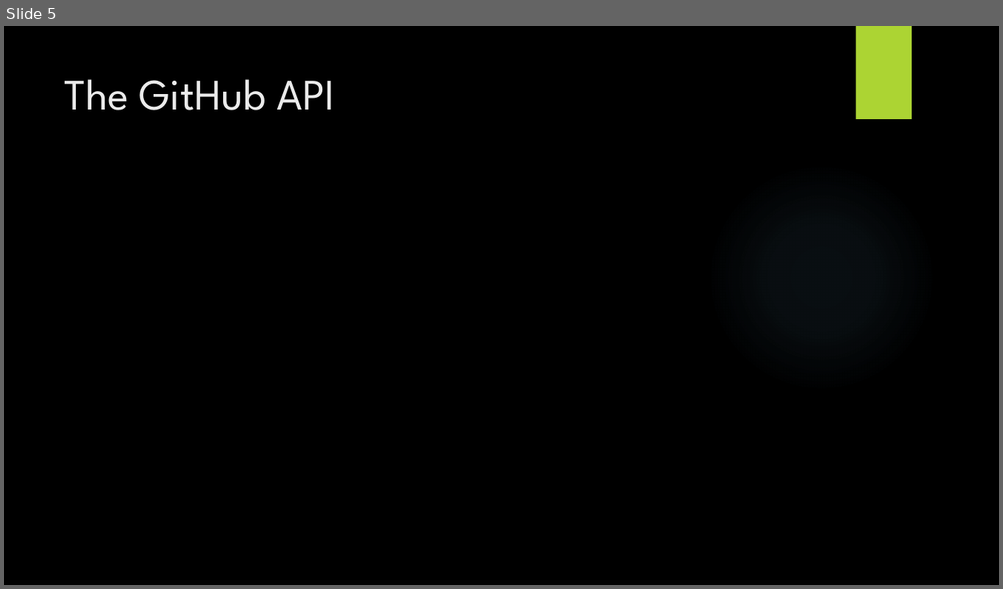
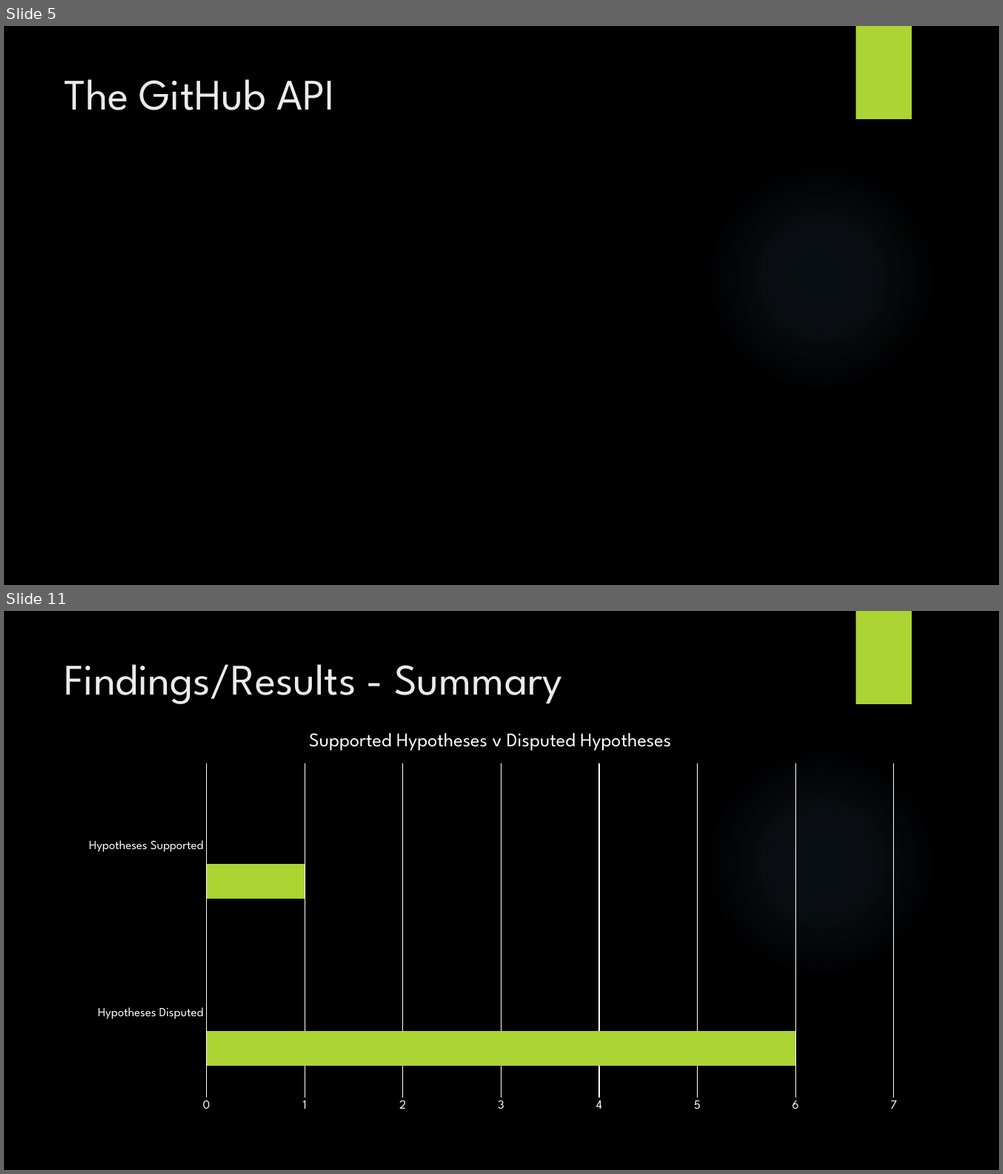
Before and after one commit to jordantoaster/Jordans-Repo, a slide deck: Research And Development Project/Documents/Resources/Presentation/PresentationLehman.pptx. Shown one above the other, each under a label of ours: slide 5 before the commit, slides 5 and 11 after it; the slides between them are not shown. The pictures are 1003x589 and 1003x1174 pixels, drawn with LibreOffice and Linux fonts; fonts in the diff are those of the drawing; background and template pictures are left out. Boxes give left, top, right and bottom in pixels: in the first picture for what was removed or moved away, otherwise in the second. Text is boxed around its words. In the diff, an @@ line names an element or a change of style, - is before the commit and + after.

```diff
--- a/Research And Development Project/Documents/Resources/Presentation/PresentationLehman.pptx
+++ b/Research And Development Project/Documents/Resources/Presentation/PresentationLehman.pptx
@@ slide 11 added at box(4, 611, 999, 1170), background picture (left out); not listed: 2 template elements that a slide beside it also shows @@
@@ title added at box(64, 664, 562, 704), 42 pt, text #EBEBEB @@
+Findings/Results - Summary
@@ bar chart added at box(72, 717, 913, 1121) @@
+title "Supported Hypotheses v Disputed Hypotheses  "
+categories: Hypotheses Disputed, Hypotheses Supported
+Series 1: 6, 1
+Series 2: -, -
+Series 3: -, -
```
Also in this commit, not shown: 1 slide changed, 10 other slides added, 1 slide removed.
